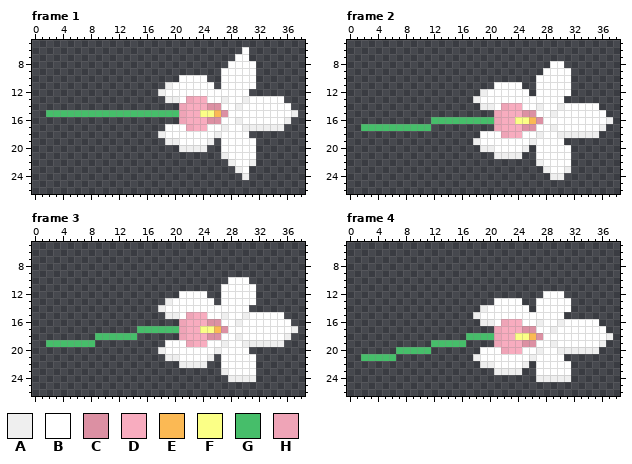
Pixel-art file: assets/Flowers/Orchid/orchid_cut_decay.ase. This is how it looked before the edit.
40x32 pixels, 14 frames. Shown: frame 1: x 0..38, y 5..26; frame 2: x 0..38, y 5..26; frame 3: x 0..38, y 5..26; frame 4: x 0..38, y 5..26. The commit also changed other frames, which this record leaves out.
Palette (. is transparent): A #efefef  B #ffffff  C #dc90a3  D #f8acbf  E #fbb954  F #fbff86  G #46be6a  H #efa4b7
And afterwards:
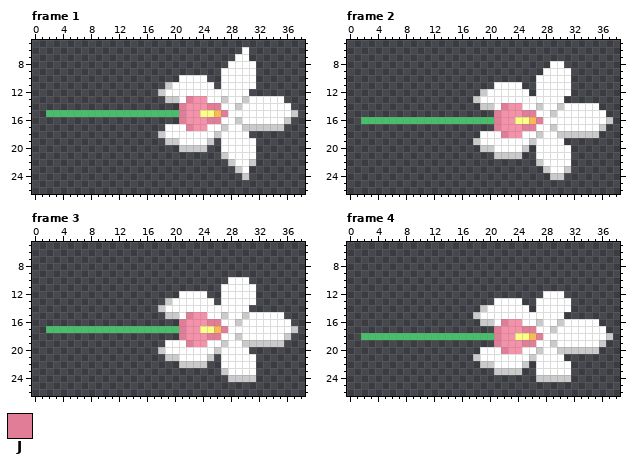
Colours new in this view: J #e27d97
The exact change:
layer "Blush" opacity 47% -> 63%
colour A: #efefef -> #cacaca
colour D: #f8acbf -> #f691aa
Frame 1:
y 13: x 22 H -> J
y 14: x 21 H -> J; x 25..26 CC -> JJ
y 15: x 21 H -> J; x 27 C -> J
y 16: x 21 H -> J; x 25..26 CC -> JJ
y 17: x 22 H -> J
Frame 2:
y 14: x 22 H -> J
y 15: x 21 H -> J; x 25..26 CC -> JJ
y 16: x 2..11 .......... -> GGGGGGGGGG; x 21 H -> J; x 27 C -> J
y 17: x 2..11 GGGGGGGGGG -> ..........; x 21 H -> J; x 25..26 CC -> JJ
y 18: x 22 H -> J
Frame 3:
y 15: x 22 H -> J
y 16: x 21 H -> J; x 25..26 CC -> JJ
y 17: x 2..14 ............. -> GGGGGGGGGGGGG; x 21 H -> J; x 27 C -> J
y 18: x 9..14 GGGGGG -> ......; x 21 H -> J; x 25..26 CC -> JJ
y 19: x 2..8 GGGGGGG -> .......; x 22 H -> J
Frame 4:
y 16: x 22 H -> J
y 17: x 21 H -> J; x 25..26 CC -> JJ
y 18: x 2..16 ............... -> GGGGGGGGGGGGGGG; x 21 H -> J; x 27 C -> J
y 19: x 12..16 GGGGG -> .....; x 21 H -> J; x 25..26 CC -> JJ
y 20: x 7..11 GGGGG -> .....; x 22 H -> J
y 21: x 2..6 GGGGG -> .....
